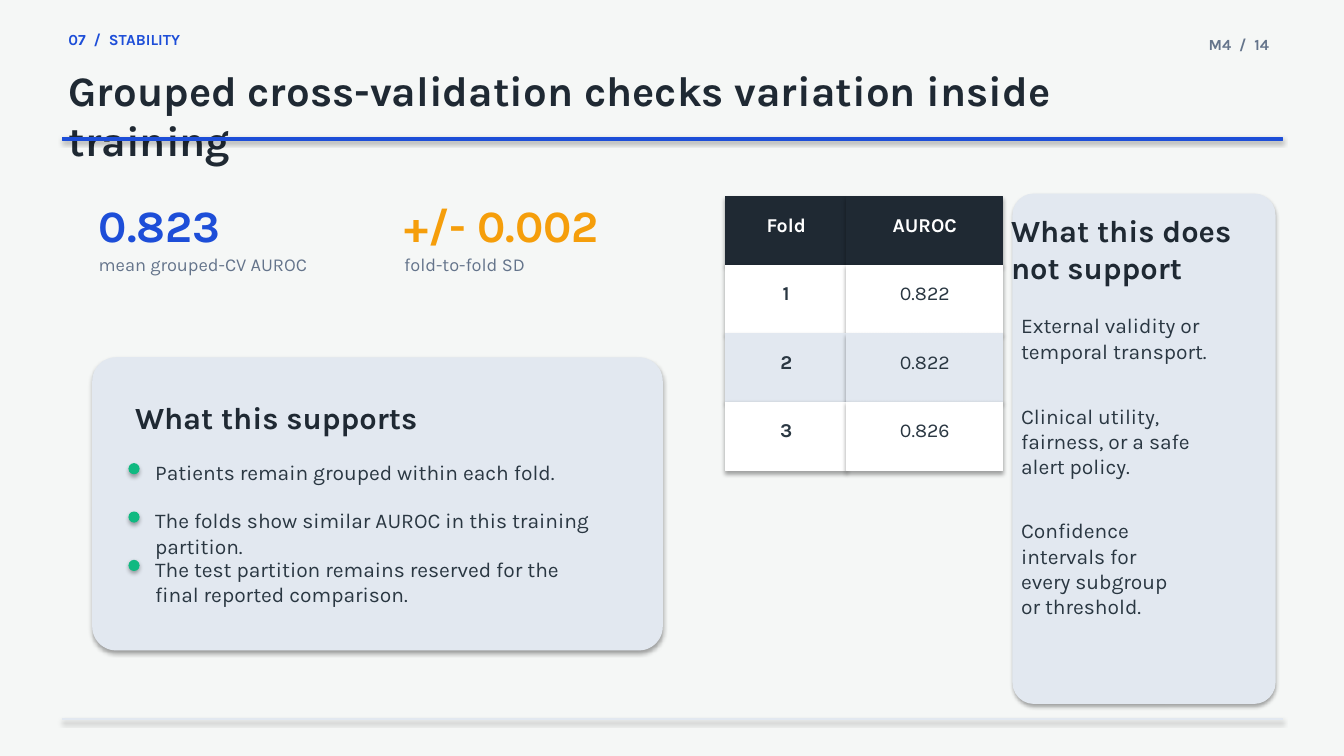
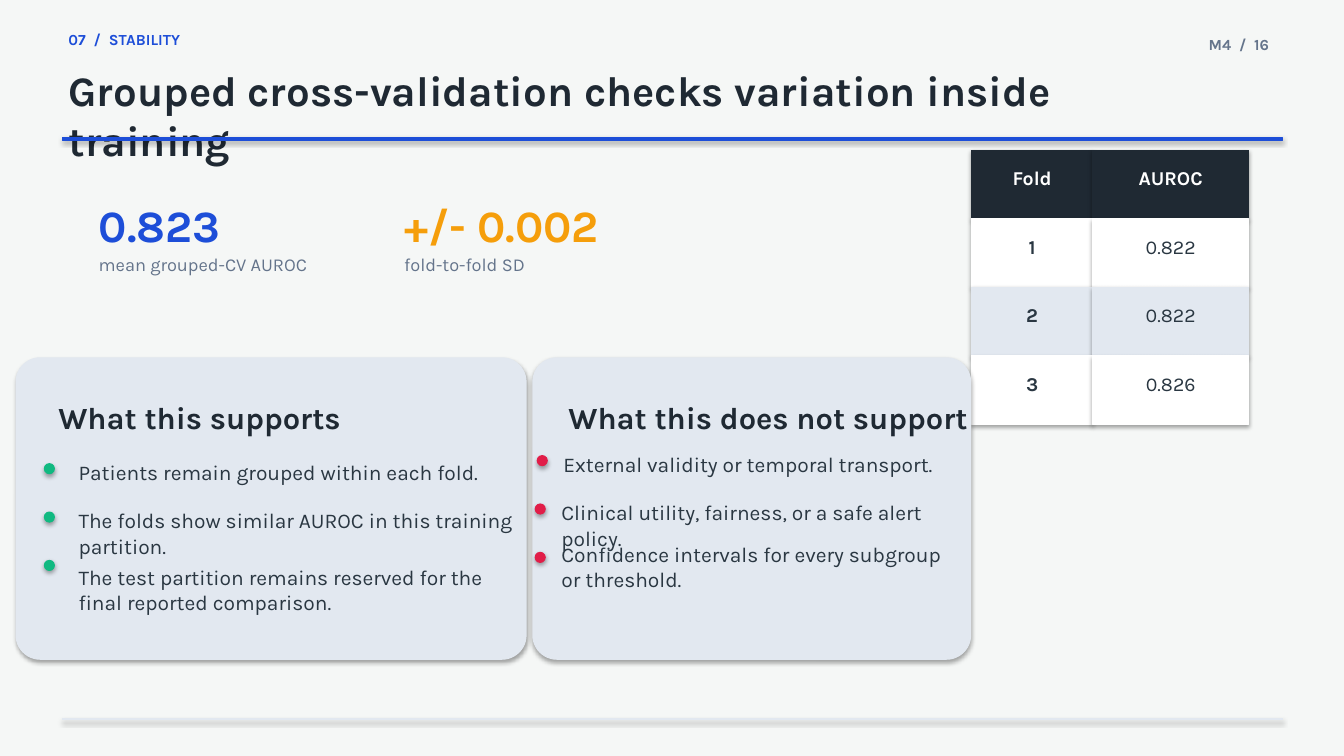
Before and after one commit to waziz786/MedML-toolbox, a slide deck: slide 16 of presentations/pptx/04_M4_Hospitalization_Analysis_Current_Evidence.pptx (slide 14 before the commit). Drawn at 1344x756 pixels with LibreOffice and Linux fonts; fonts in the diff are those of the drawing. Boxes give left, top, right and bottom in pixels: in the first picture for what was removed or moved away, otherwise in the second. Text is boxed around its words. In the diff, an @@ line names an element or a change of style, - is before the commit and + after.

```diff
--- a/presentations/pptx/04_M4_Hospitalization_Analysis_Current_Evidence.pptx
+++ b/presentations/pptx/04_M4_Hospitalization_Analysis_Current_Evidence.pptx
@@ text at box(1209, 40, 1269, 50): text changed @@
-M4 / 14
+M4 / 16
@@ rounded rectangle: place and size @@
-rounded rectangle at box(93, 358, 662, 650)
+rounded rectangle at box(16, 358, 526, 659)
@@ rounded rectangle: place and size @@
-rounded rectangle at box(1013, 195, 1275, 704)
+rounded rectangle at box(533, 358, 971, 659)
@@ 8 texts, 8 rectangles: place and size @@
-8 texts, 8 rectangles at box(726, 197, 1003, 471)
+8 texts, 8 rectangles at box(972, 150, 1249, 424)
@@ text "What this does not support" rewrapped from box(1011, 220, 1231, 286) to box(568, 407, 968, 437) @@
@@ text "External validity or temporal transport." rewrapped from box(1021, 318, 1207, 364) to box(563, 457, 933, 477) @@
@@ ellipse added at box(537, 456, 547, 466), fill #E11D48, outline #E11D48 0.75 pt @@
@@ 3 texts: place and size @@
-3 texts at box(135, 407, 589, 559)
+3 texts at box(58, 407, 512, 559)
@@ ellipse added at box(535, 504, 545, 514), fill #E11D48, outline #E11D48 0.75 pt @@
@@ text "Clinical utility, fairness, or a ..." rewrapped from box(1021, 409, 1190, 479) to box(561, 505, 922, 551) @@
@@ 3 ellipses: place and size @@
-3 ellipses at box(129, 464, 139, 571)
+3 ellipses at box(44, 464, 54, 571)
@@ text "Confidence intervals for every subgroup ..." rewrapped from box(1021, 523, 1167, 614) to box(561, 543, 941, 587) @@
@@ text "The test partition remains reserved ..." rewrapped from box(155, 558, 558, 607) to box(79, 570, 482, 615) @@
@@ ellipse added at box(535, 553, 545, 563), fill #E11D48, outline #E11D48 0.75 pt @@
```
Also in this commit, not shown: 18 other slides changed, 12 slides added, 23 other files.
